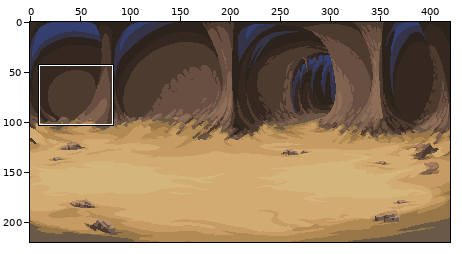
File history of a pixel-art file, assets_src/image/backgrounds/cave/cave_battlescreen_sand_background.ase. The first picture is a wide view before the edit; the outline marks the close-up.
Close-up. Before the edit:
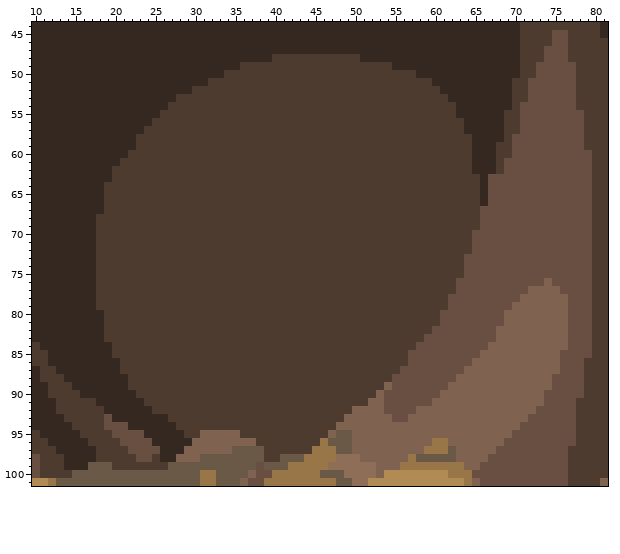
420x220 pixels, 1 frame. Colours within 5 levels of each other are drawn and written as one. Shown: x 10..81, y 44..101.
New version:
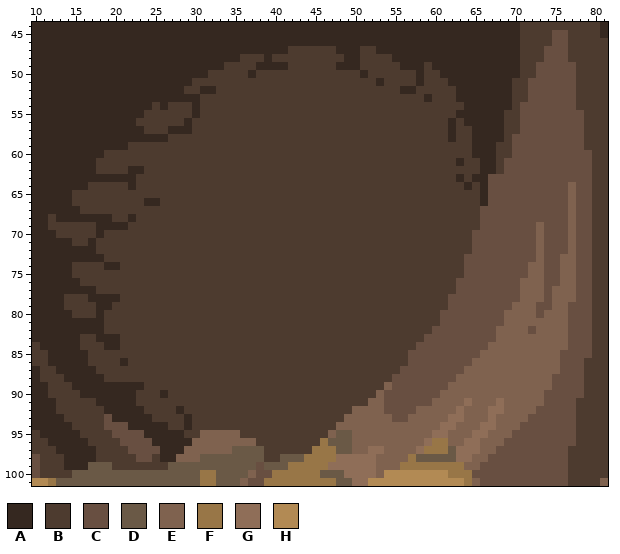
Palette (. is transparent): A #352820  B #4d3b2f  C #684f41  D #6a5946  E #7f624f  F #987647  G #8f6e58  H #b28a54
The commit says: Widened Cave Walls
Diff:
Changed rows in their new state; - is an unchanged pixel.
Layer "Flattened":
first column x 12:
 47 ------------------------------BBBBBB---BB-------------------------
 48 ------------------------BBB----------AABBBB-----------------------
 49 ----------------------BB--AAAA------AAA----B---B------------------
 50 --------------------BB---A-------------A-------BB-----------------
 51 ------------------BB---------------------A----A-BB----------------
 52 -----------------B-AA-----------------------AA---BB---------------
 53 ----------------AAA----------------------------A--B---------------
 54 -------------B----A--------------------------------B--------------
 55 ------------BB----A-----------------------------------------------
 56 -----------BB----A--------------------------------A---------------
 57 ---------------AAA--------------------------------A-B-------------
 58 -----------AAAA-----------------------------------A---------------
 59 ----------B-------------------------------------------------------
 60 -------BBB--------------------------------------------------------
 61 ------BBB------------------------------------------A-B------------
 62 ------BB--AA-----------------------------------------B------------
 63 --------AAA----------------------------------------A-A------------
 64 -----BB---A-----------------------------------------A------------E
 65 ---BBBB----------------------------------------------------------E
 66 ---BBBB-----AA---------------------------------------------------E
 67 ----BBB----------------------------------------------------------E
 68 B-----AA--A------------------------------------------------------E
 69 BBBBBBAAAA---------------------------------------------------E---E
 70 -BBBBBA------------------------------------------------------E---E
 71 ---BB--------------------------------------------------------E---E
 72 -------------------------------------------------------------E---E
 73 ------A------------------------------------------------------E--EE
 74 ---BBB-AA---------------------------------------------------EE--EE
 75 ---BBB------------------------------------------------------EE--EE
 76 ----BB-----------------------------------------------------EEEC-EE
 77 -----------------------------------------------------------E--C-EE
 78 --BBB-AAA-----------------------------------------------------C--E
 79 --BBBBAA-----------------------------------------------------CC---
 80 ---BBB-------------------------------------------------------C----
 82 ------------------------------------------------------------C-----
 83 ----BB-AA---------------------------------------------------------
 84 ----BBB-A---------------------------------------------------------
 85 -----BBB----------------------------------------------------------
 86 -----BBBBA--------------------------------------------------------
 87 ------BBB---------------------------------------------------------
 88 -------BBB--------------------------------------------------------
 89 ----------AA------------------------------------------------------
 90 --------------A---------------------------------------------------
 91 -----------B----------------------------------------G---G---------
 92 ------------B---A----------------------------------G---GG---------
 93 -------------BB--A--------------------------------GG---G----------
 94 ---------------B-A-------------------------------GG---GG----------
 95 ------------------------------------------------GG---GG-----------
 96 -----------------------------------------------G----GG------------
 97 ----------------------------------------GG----G----GGG------------
 98 ---------------------------------------GG----------GG-------------
